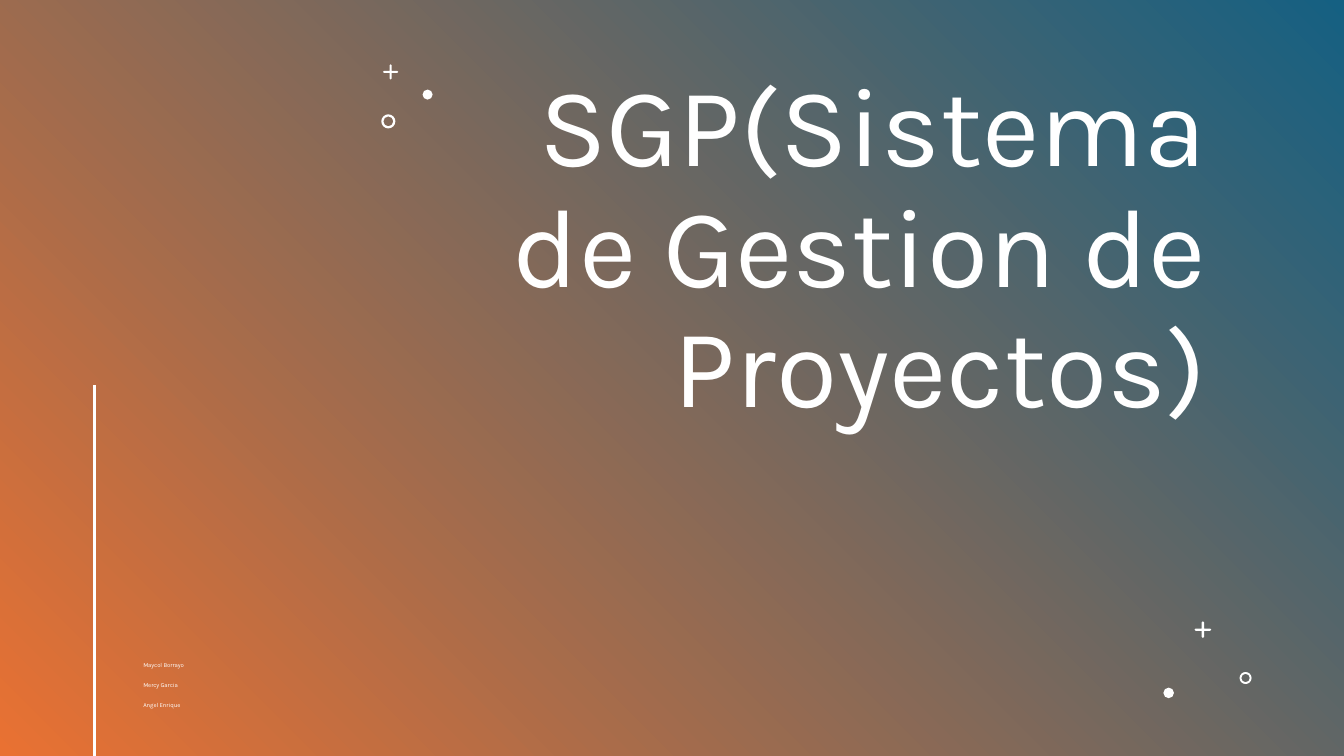
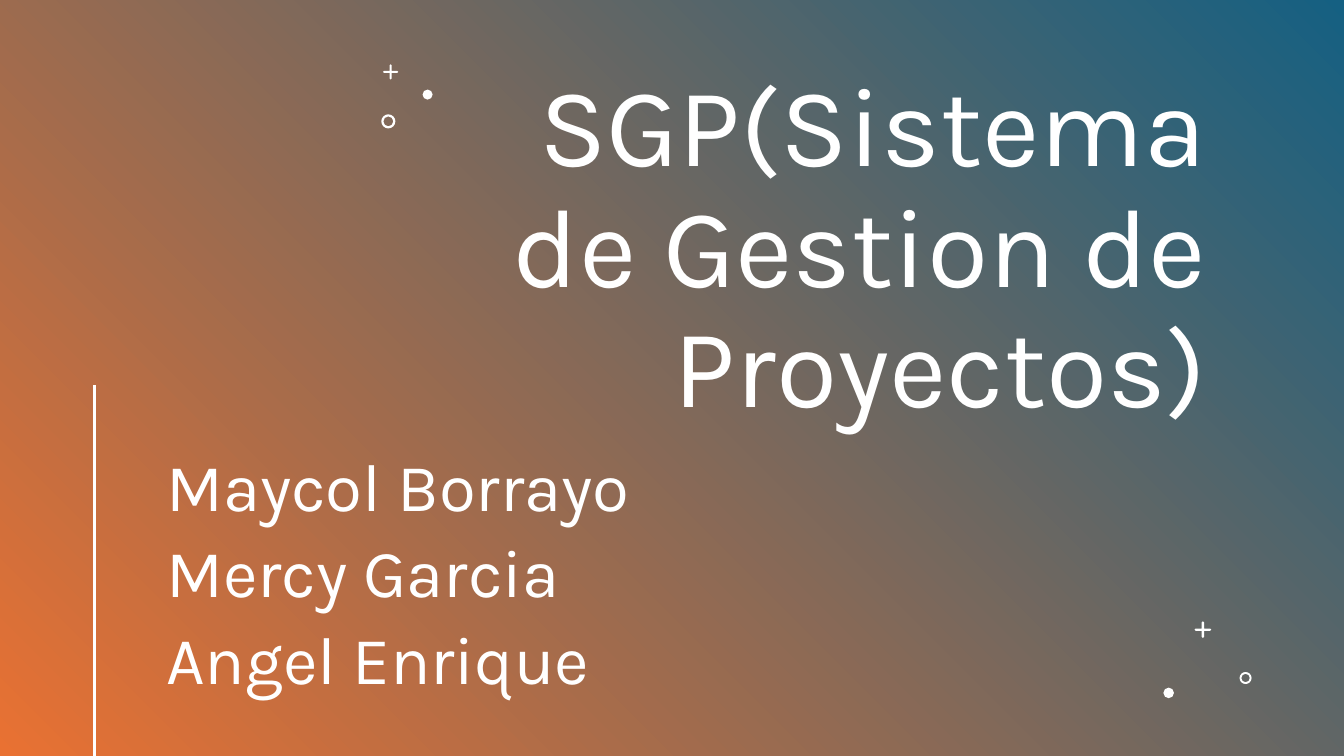
Before and after one commit to Juarezgump655/Analisis_Sistemas_II, a slide deck: slide 1 of SGP(Sistema de Gestion de Proyectos).pptx. Drawn at 1344x756 pixels with LibreOffice and Linux fonts; fonts in the diff are those of the drawing. Boxes give left, top, right and bottom in pixels: in the first picture for what was removed or moved away, otherwise in the second. Text is boxed around its words. In the diff, an @@ line names an element or a change of style, - is before the commit and + after.

Commit message:
Se versiona cambio en la presentación, con el tema de los nombres de los miembros

```diff
--- a/SGP(Sistema de Gestion de Proyectos).pptx
+++ b/SGP(Sistema de Gestion de Proyectos).pptx
@@ subtitle "Maycol Borrayo": place and size @@
-subtitle "Maycol Borrayo" at <box>143,663,184,709</box>
+subtitle "Maycol Borrayo" at <box>166,465,629,701</box>
@@ subtitle "Maycol Borrayo" at <box>166,465,629,701</box>: size 4.2 to 48 pt; line spacing 0.8 to 0.9 @@
```
